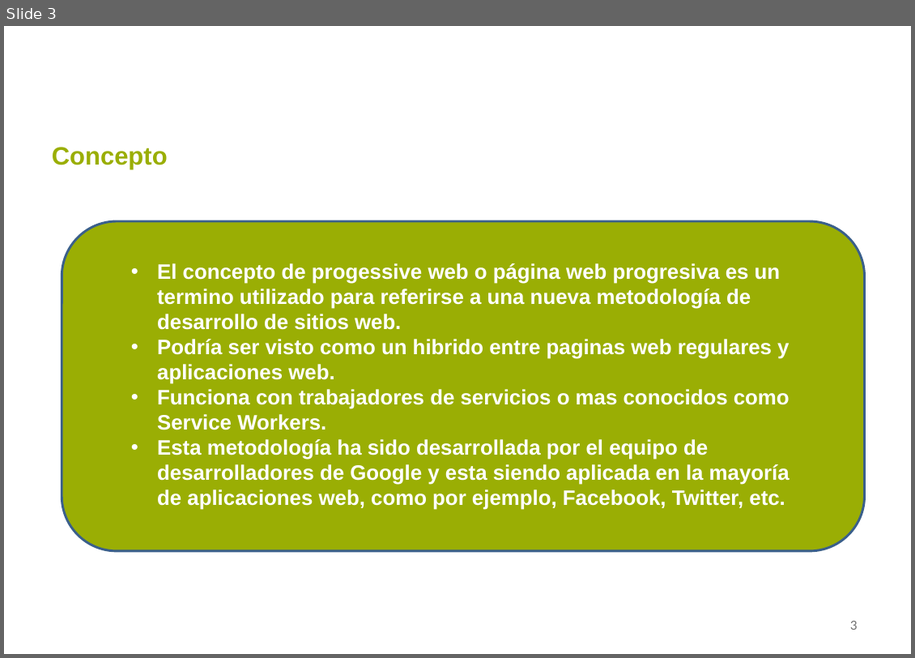
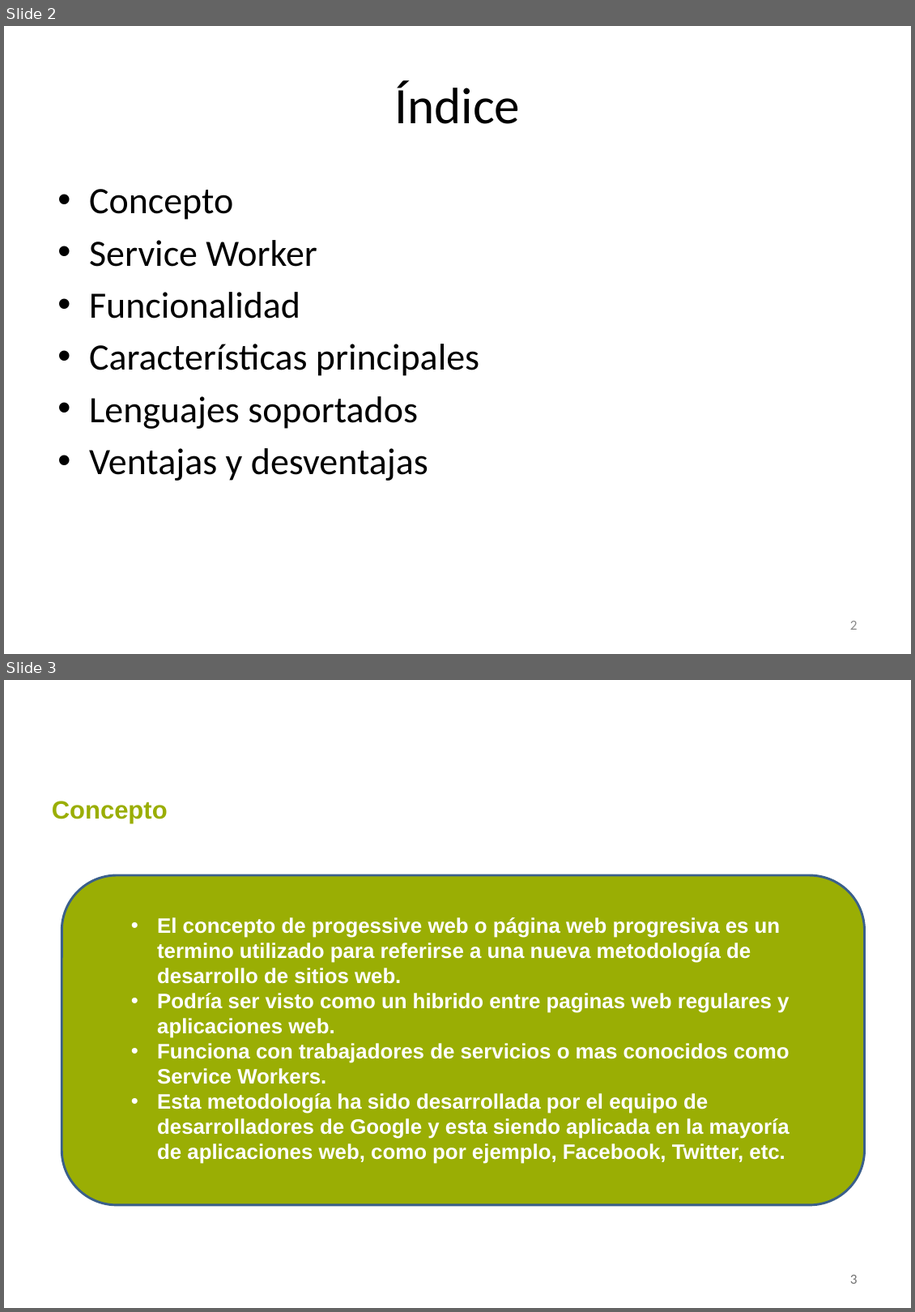
Before and after one commit to eborras14/eborras14.github.io, a slide deck: Documentación/Presentacion_PWA_EduardBorrasRuiz.pptx. Shown one above the other, each under a label of ours: slide 3 before the commit, slides 2 and 3 after it. The pictures are 915x658 and 915x1312 pixels, drawn with LibreOffice and Linux fonts; fonts in the diff are those of the drawing; background and template pictures are left out. Boxes give left, top, right and bottom in pixels: in the first picture for what was removed or moved away, otherwise in the second. Text is boxed around its words. In the diff, an @@ line names an element or a change of style, - is before the commit and + after.

```diff
--- a/Documentación/Presentacion_PWA_EduardBorrasRuiz.pptx
+++ b/Documentación/Presentacion_PWA_EduardBorrasRuiz.pptx
@@ slide 2 added at box(4, 26, 911, 654), background #FFFFFF @@
@@ title added at box(394, 81, 520, 124), 44 pt, text #000000 @@
+Índice
@@ text added at box(89, 189, 479, 480), 32 pt, text #000000 @@
+• Concepto
+• Service Worker
+• Funcionalidad
+• Características principales
+• Lenguajes soportados
+• Ventajas y desventajas
@@ page number added at box(850, 621, 858, 629), 12 pt, text #8C8C8C @@
+2
```
Also in this commit, not shown: 2 slides changed, 4 other slides added, 6 slides removed.
